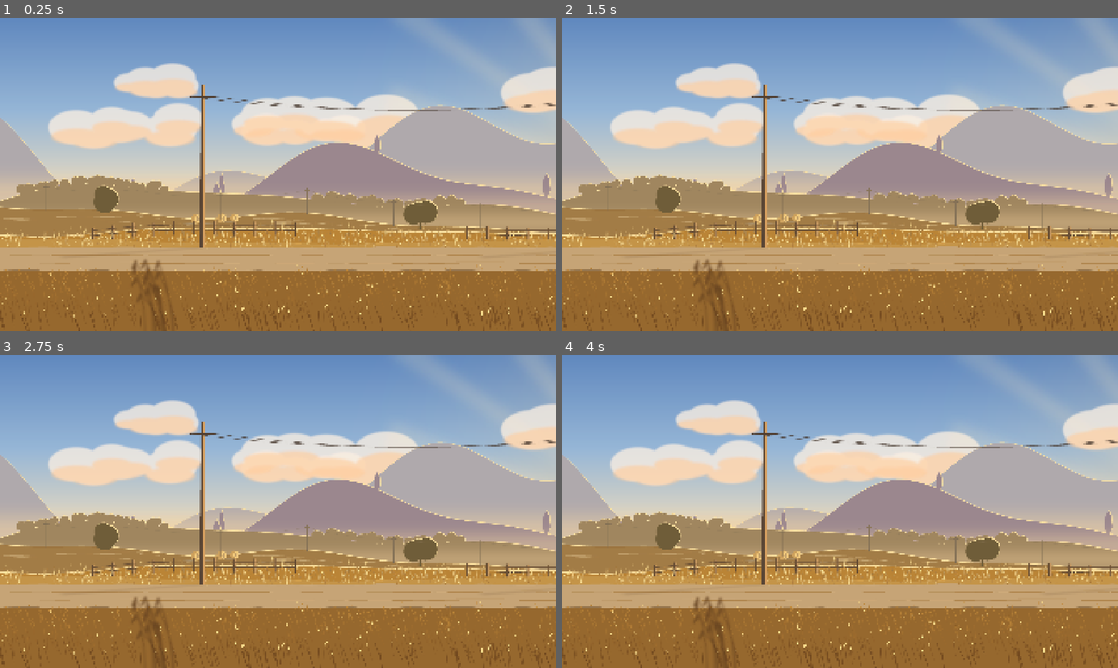
Above: before the commit, frames 1-4 (two rows, left to right).
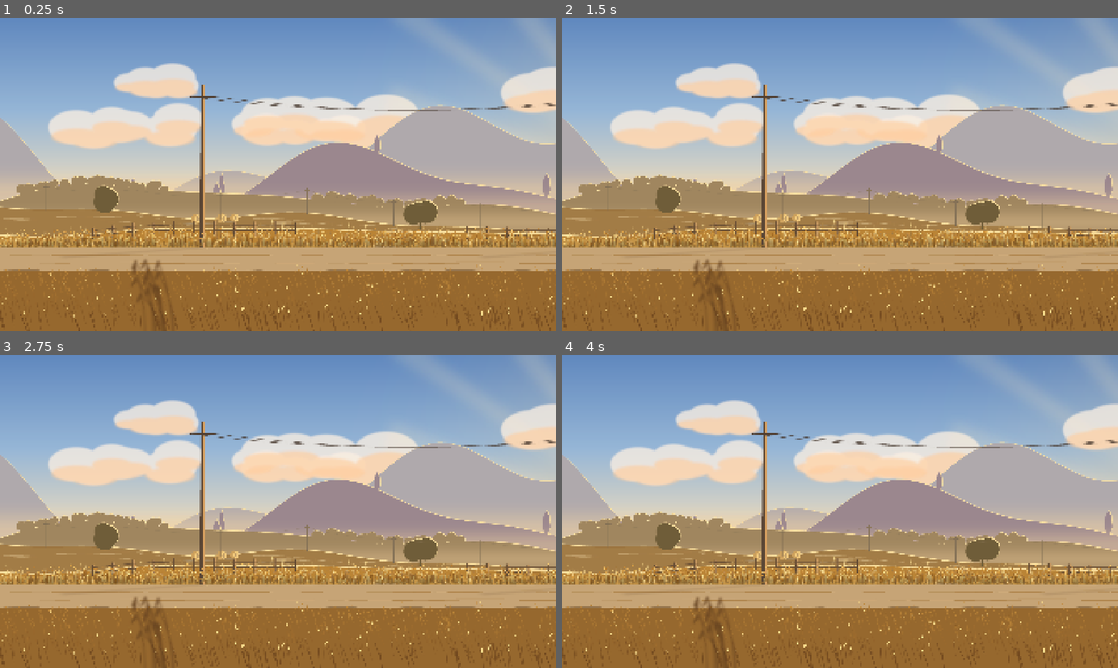
Above: after the commit, the same moments.

Repository: 1jealy/the-way-back
Game: Godot game, scene res://scenes/places/field.tscn
Same seed, same stepped clock (60 frames per second), same inputs: the game is played once before the commit and once after it. This scene is started directly instead of the project's main scene. Sound files missing from this copy of the repository are replaced by a short silence.
Inputs (mouse positions are in pixels of both pictures, inside the frame that each line leads up to):
- Up to frame 1 (0.25 s): no input
- Up to frame 2 (1.5 s): move the mouse to (962, 158) at 0.52 s; hold D (move_right) 0.53-1.28 s; hold F (ask_dog) 0.53-1.28 s; click (962, 158) at 0.67 s; move the mouse to (728, 190) at 1.27 s; hold A (move_left) from 1.28 s (still down); tap E (interact) at 1.35 s
- Up to frame 3 (2.75 s): move the mouse to (333, 442) at 2.02 s; release A (move_left) at 2.03 s; hold D (move_right) from 2.03 s (still down); hold F (ask_dog) from 2.03 s (still down)
- Up to frame 4 (4 s): move the mouse to (812, 574) at 2.77 s; release F (ask_dog) at 2.78 s; tap E (interact) at 2.85 s; click (812, 574) at 2.92 s; move the mouse to (1006, 558) at 3.52 s; release D (move_right) at 3.53 s; hold A (move_left) from 3.53 s (still down); hold F (ask_dog) from 3.53 s (still down)

The runs differ from the first frame. In frame 1, 2.2% of the frame differs, in the area x 0-100%, y 67-74%; in frame 2, 2.2%; in frame 3, 2.2%; in frame 4, 2.2%.

Commit message:
들판 풀이 바람에 흔들리고, 키 큰 풀숲을 헤치며 걷기 (#142)
- GrassField(scripts/game/grass_field.gd) + shaders/grass.gdshader: 풀잎을 한 장씩
  MultiMesh로 그리고 바람에 흔든다(늘 왼쪽으로 기울고 물결이 지나간다). 하윤 가까이
  있는 풀은 바깥으로 휘고 눌렸다가 돌아온다. 뒤·앞 두 겹, 뿌리는 땅에 녹는다.
- 2-3 날아간 지도가 날아갈 때 blow(): 풀이 크게 눕었다 일어난다.
- 들판: 길 뒤 낮은 풀(전체), 2-3 키 큰 풀숲(3900~7250, 방패연 자리 비움),
  풀숲 안 발소리 grass.
- 검사: 스모크(놓인 자리), 게임플레이(두 겹·비우기·하윤 자리·센 바람).

Co-Authored-By: Claude Opus 5.5 <noreply@anthropic.com>
Claude-Session: https://claude.ai/code/session_01J4uuBjb9dFExxEE8Rhw3pJ

Diff:
--- a/scenes/places/field.tscn
+++ b/scenes/places/field.tscn
@@ -24,10 +24,15 @@
 [ext_resource type="Script" path="res://scripts/game/memory_scene.gd" id="mem_script"]
 [ext_resource type="Script" path="res://scripts/game/moment.gd" id="moment_script"]
 [ext_resource type="Script" path="res://scripts/game/tractor_pass.gd" id="tractor_script"]
+[ext_resource type="Script" path="res://scripts/game/grass_field.gd" id="grass_script"]
 
 [node name="Field" unique_id=1157741106 instance=ExtResource("1_tpl")]
 place_id = &"field"
 display_name = "금빛 들판"
+footstep_changes = {
+3900.0: &"grass",
+7250.0: &"dirt"
+}
 next_place = "res://scenes/places/station.tscn"
 width = 11520.0
 greybox = false
@@ -199,3 +204,35 @@
 art_z = 5
 art_count = 4
 art_bob = 30.0
+
+[node name="Grass_2-1_Verge" type="Node2D" parent="."]
+position = Vector2(0, 810)
+script = ExtResource("grass_script")
+length = 11520.0
+density = 55.0
+back_z = -4
+back_root = Vector2(-22, -14)
+height = Vector2(26, 70)
+blade_width = Vector2(3.5, 6)
+taper = 120.0
+seed_text = "verge"
+
+[node name="Grass_2-3_Tall" type="Node2D" parent="."]
+position = Vector2(3900, 810)
+script = ExtResource("grass_script")
+length = 3350.0
+density = 120.0
+front_ratio = 0.4
+back_z = -1
+front_z = 3
+back_root = Vector2(-14, 4)
+front_root = Vector2(70, 210)
+height = Vector2(130, 250)
+blade_width = Vector2(6, 11)
+taper = 450.0
+clear_spots = PackedFloat32Array(5340)
+clear_half = 100.0
+sway_px = 12.0
+push_radius = 130.0
+push_px = 85.0
+seed_text = "tall"
--- /dev/null
+++ b/scripts/game/grass_field.gd
@@ -0,0 +1,158 @@
+class_name GrassField
+extends Node2D
+## 바람에 흔들리는 풀잎(#142). 장면표 2 "하윤이 지나가면 들풀이 갈라진다".
+## 풀잎 한 장 한 장을 MultiMesh로 그리고 shaders/grass.gdshader가 흔든다. 하윤 가까이 있는 풀은
+## 하윤에게서 바깥으로 휘었다가 하윤이 지나가면 돌아온다. 뒤 겹(back_z, 하윤 뒤)과 앞 겹(front_z, 하윤 앞)
+## 두 겹이라 키 큰 풀숲에서는 하윤이 허리까지 파묻힌다. 2-3 날아간 지도(MapChase)가 날아갈 때 풀이 크게 눕는다.
+## 장소 씬에 B가 놓는다(Grass_<장면>_<이름>). 원점은 풀숲 왼쪽 끝 땅 위(y = 810). 담당: B(연출, 바람 셰이더).
+
+## 풀숲 길이(px, 원점에서 오른쪽으로).
+@export var length: float = 2000.0
+## 100px에 풀잎 몇 장.
+@export var density: float = 60.0
+## 앞 겹 비율(0 = 모두 하윤 뒤).
+@export_range(0.0, 1.0) var front_ratio: float = 0.0
+@export var back_z: int = -4
+@export var front_z: int = 3
+## 뿌리 높이(원점 기준 y, 아래가 +). 뒤 겹과 앞 겹 따로.
+@export var back_root: Vector2 = Vector2(-22.0, -14.0)
+@export var front_root: Vector2 = Vector2(22.0, 60.0)
+## 풀잎 키·폭(px).
+@export var height: Vector2 = Vector2(30.0, 80.0)
+@export var blade_width: Vector2 = Vector2(4.0, 7.0)
+## 끝 쪽 키를 양 끝에서 줄이는 구간(px). 풀숲이 갑자기 끝나 보이지 않게.
+@export var taper: float = 300.0
+## 풀잎 색(뿌리는 더 어둡게 칠한다). 하나씩 골라 조금씩 흔든다.
+@export var colors: PackedColorArray = PackedColorArray([
+	Color(0.78, 0.55, 0.24), Color(0.86, 0.64, 0.3), Color(0.72, 0.5, 0.22), Color(0.93, 0.76, 0.42)])
+## 앞 겹 색에 곱한다(가까워서 조금 어둡다).
+@export var front_tint: Color = Color(0.82, 0.76, 0.7)
+## 앞 겹을 비우는 자리(전역 x)와 반폭. 땅에 놓인 물건(방패연)이 가려지지 않게.
+@export var clear_spots: PackedFloat32Array = PackedFloat32Array()
+@export var clear_half: float = 90.0
+@export var sway_px: float = 9.0
+@export var push_radius: float = 120.0
+@export var push_px: float = 70.0
+@export var seed_text: String = "grass"
+
+var back: MultiMeshInstance2D
+var front: MultiMeshInstance2D
+var gust: float = 0.0
+var _mat: ShaderMaterial
+var _gust_tween: Tween
+
+
+func _ready() -> void:
+	add_to_group("grass_field")
+	_mat = ShaderMaterial.new()
+	_mat.shader = load("res://shaders/grass.gdshader")
+	_mat.set_shader_parameter("sway_px", sway_px)
+	_mat.set_shader_parameter("push_radius", push_radius)
+	_mat.set_shader_parameter("push_px", push_px)
+	var rng := RandomNumberGenerator.new()
+	rng.seed = hash(seed_text)
+	var total := int(length / 100.0 * density)
+	var n_front := int(total * front_ratio)
+	back = _build("Back", total - n_front, back_z, back_root, Color.WHITE, rng, false)
+	front = _build("Front", n_front, front_z, front_root, front_tint, rng, true)
+	_connect_wind.call_deferred()
+
+
+## 2-3 날아간 지도: 지도가 날아갈 때 풀이 크게 눕는다.
+func _connect_wind() -> void:
+	for mc in get_tree().get_nodes_in_group("map_chase"):
+		if mc.has_signal("blown_away") and not mc.blown_away.is_connected(blow):
+			mc.blown_away.connect(blow)
+
+
+func _build(node_name: String, count: int, z: int, root: Vector2, tint: Color,
+		rng: RandomNumberGenerator, is_front: bool) -> MultiMeshInstance2D:
+	var mm := MultiMesh.new()
+	mm.transform_format = MultiMesh.TRANSFORM_2D
+	mm.use_colors = true
+	mm.use_custom_data = true
+	mm.mesh = _blade_mesh()
+	var items: Array = []
+	var tries := 0
+	while items.size() < count and tries < count * 3:
+		tries += 1
+		var x := rng.randf() * length
+		if is_front and _cleared(global_position.x + x):
+			continue
+		items.append(x)
+	mm.instance_count = items.size()
+	for i in items.size():
+		var x: float = items[i]
+		var edge := clampf(minf(x, length - x) / maxf(taper, 1.0), 0.0, 1.0)
+		var h := rng.randf_range(height.x, height.y) * lerpf(0.35, 1.0, edge)
+		var wd := rng.randf_range(blade_width.x, blade_width.y)
+		var y := rng.randf_range(root.x, root.y)
+		var t := Transform2D(Vector2(wd, 0.0), Vector2(0.0, h), Vector2(x, y))
+		mm.set_instance_transform_2d(i, t)
+		var c: Color = colors[rng.randi() % colors.size()]
+		c = c.lightened(rng.randf_range(-0.08, 0.1)) * tint
+		c.a = 1.0
+		mm.set_instance_color(i, c)
+		mm.set_instance_custom_data(i, Color(x, floorf(wd * 10.0) + rng.randf() * 0.999, h, y))
+	var inst := MultiMeshInstance2D.new()
+	inst.name = node_name
+	inst.multimesh = mm
+	inst.material = _mat
+	inst.z_index = z
+	inst.z_as_relative = false
+	add_child(inst)
+	return inst
+
+
+func _cleared(gx: float) -> bool:
+	for s in clear_spots:
+		if absf(gx - s) < clear_half:
+			return true
+	return false
+
+
+## 풀잎 한 장: 키 1, 폭 1. 뿌리(0,0)에서 위(-y)로 가늘어지며 살짝 휜다. 뿌리는 어둡고 투명하게(땅에 녹게), 끝은 밝다.
+static func _blade_mesh() -> ArrayMesh:
+	var verts := PackedVector2Array()
+	var uvs := PackedVector2Array()
+	var cols := PackedColorArray()
+	var idx := PackedInt32Array()
+	var seg := 6
+	for i in seg + 1:
+		var t := float(i) / seg  # 0 = 뿌리
+		var half := 0.5 * (1.0 - t * 0.92)
+		var cx := -0.9 * t * t  # 끝이 왼쪽으로 조금 휜다(폭 단위)
+		var shade := lerpf(0.55, 1.08, t)
+		for side in [-1.0, 1.0]:
+			verts.append(Vector2(cx + side * half, -t))
+			uvs.append(Vector2(0.5 + side * 0.5, 1.0 - t))
+			cols.append(Color(shade, shade, shade, smoothstep(0.0, 0.3, t)))  # 뿌리는 땅에 녹는다
+	for i in seg:
+		var a := i * 2
+		idx.append_array([a, a + 1, a + 2, a + 1, a + 3, a + 2])
+	var arrays := []
+	arrays.resize(Mesh.ARRAY_MAX)
+	arrays[Mesh.ARRAY_VERTEX] = verts
+	arrays[Mesh.ARRAY_TEX_UV] = uvs
+	arrays[Mesh.ARRAY_COLOR] = cols
+	arrays[Mesh.ARRAY_INDEX] = idx
+	var mesh := ArrayMesh.new()
+	mesh.add_surface_from_arrays(Mesh.PRIMITIVE_TRIANGLES, arrays)
+	return mesh
+
+
+func _process(_delta: float) -> void:
+	_mat.set_shader_parameter("origin", global_position)
+	_mat.set_shader_parameter("gust", gust)
+	var player := get_tree().get_first_node_in_group("player") as Node2D
+	if player:
+		_mat.set_shader_parameter("player_pos", player.global_position)
+
+
+## 센 바람 한 번: 풀이 크게 눕었다가 천천히 일어난다.
+func blow(strength: float = 1.0) -> void:
+	if _gust_tween and _gust_tween.is_valid():
+		_gust_tween.kill()
+	_gust_tween = create_tween()
+	_gust_tween.tween_property(self, "gust", strength, 0.35).set_trans(Tween.TRANS_SINE)
+	_gust_tween.tween_property(self, "gust", 0.0, 2.2).set_trans(Tween.TRANS_SINE).set_ease(Tween.EASE_IN_OUT)
--- /dev/null
+++ b/shaders/grass.gdshader
@@ -0,0 +1,34 @@
+shader_type canvas_item;
+// 풀잎 한 장(GrassField의 MultiMesh 인스턴스, #142). UV.y: 0 = 끝, 1 = 뿌리.
+// INSTANCE_CUSTOM: r = 뿌리 x(노드 기준), g = 폭(px)×10의 정수부 + 흔들림 위상(소수부), b = 키(px), a = 뿌리 y(노드 기준).
+// VERTEX는 인스턴스 변환(폭·키로 늘이기) 전의 풀잎 좌표(키 1, 폭 1)라, 픽셀로 구한 휨을 폭·키로 나눠 더한다.
+// 바람은 왼쪽으로 분다(그림의 풀도 왼쪽으로 눕는다). 하윤 가까이 있는 풀은 하윤에게서 바깥으로 휜다.
+
+uniform vec2 origin = vec2(0.0);          // 노드의 전역 자리
+uniform float sway_px = 9.0;              // 평소 끝이 흔들리는 폭(키 120px 기준)
+uniform float lean_px = 10.0;             // 늘 왼쪽으로 기운 정도
+uniform float gust = 0.0;                 // 0~1 센 바람(게임이 올렸다 내린다)
+uniform float wave_speed = 240.0;         // 바람 물결이 왼쪽으로 지나가는 빠르기(px/초)
+uniform float wave_len = 1100.0;
+uniform vec2 player_pos = vec2(-100000.0, 0.0);
+uniform float push_radius = 120.0;
+uniform float push_px = 70.0;
+
+void vertex() {
+	float bend = pow(1.0 - UV.y, 1.7);
+	float wx = origin.x + INSTANCE_CUSTOM.r;
+	float phase = fract(INSTANCE_CUSTOM.g) * 6.2832;
+	float w = max(floor(INSTANCE_CUSTOM.g) / 10.0, 0.5);
+	float h = max(INSTANCE_CUSTOM.b, 1.0);
+	float k = h / 120.0;
+	float sway = sin(TIME * 1.9 + phase + wx * 0.004) * 0.65 + sin(TIME * 0.8 + wx * 0.0017) * 0.35;
+	float wave = smoothstep(0.35, 1.0, sin((wx + TIME * wave_speed) * 6.2832 / wave_len));
+	float dx = (sway * sway_px - lean_px * (1.0 + wave * 1.6 + gust * 3.5)) * bend * k;
+	// 하윤이 헤친다: 뿌리가 하윤 발 가까이(가로·세로) 있으면 바깥으로 휘고 조금 눌린다.
+	float d = wx - player_pos.x;
+	float near = 1.0 - smoothstep(push_radius * 0.25, push_radius, abs(d));
+	near *= 1.0 - smoothstep(130.0, 220.0, abs(origin.y + INSTANCE_CUSTOM.a - player_pos.y));
+	dx += sign(d) * near * push_px * bend * min(k, 1.6);
+	VERTEX.x += dx / w;
+	VERTEX.y += near * bend * 0.22;
+}
--- a/tests/gameplay_test.gd
+++ b/tests/gameplay_test.gd
@@ -589,6 +589,7 @@
 	await _check_map_chase()
 	await _check_tractor()
 	await _check_shake()
+	await _check_grass()
 	await _check_cutscene_look()
 	await _check_clearing()
 	await _check_map_closeup()
@@ -848,6 +849,39 @@
 	_check(not tree.is_offered(), "사과나무: 한 번만 흔든다")
 	tree.queue_free()
 	await _wait(0.2)
+
+
+## 풀숲(GrassField, #142): 풀잎이 두 겹으로 생기고, 앞 겹은 비우는 자리를 비우고, 하윤 자리를 셰이더에 넘기고,
+## 센 바람(blow)에 gust가 올랐다 내려온다.
+func _check_grass() -> void:
+	var grass: Node2D = load("res://scripts/game/grass_field.gd").new()
+	grass.length = 600.0
+	grass.density = 50.0
+	grass.front_ratio = 0.5
+	grass.taper = 0.0
+	var x0 := _player.global_position.x - 300.0
+	grass.position = Vector2(x0, 810.0)
+	grass.clear_spots = PackedFloat32Array([x0 + 300.0])
+	grass.clear_half = 100.0
+	_main.current_place().add_child(grass)
+	await _wait(0.2)
+	var nb: int = grass.back.multimesh.instance_count
+	var nf: int = grass.front.multimesh.instance_count
+	var cleared := true
+	for i in nf:
+		var gx: float = x0 + grass.front.multimesh.get_instance_transform_2d(i).origin.x
+		cleared = cleared and absf(gx - (x0 + 300.0)) >= 100.0
+	_check(nb == 150 and nf > 60 and nf <= 150 and cleared, "풀숲: 뒤·앞 두 겹, 앞 겹은 비우는 자리를 비운다 (%d, %d)" % [nb, nf])
+	_check(grass.back.z_index < 0 and grass.front.z_index > 0, "풀숲: 뒤 겹은 하윤 뒤, 앞 겹은 하윤 앞")
+	var pos: Vector2 = grass.back.material.get_shader_parameter("player_pos")
+	_check(pos.distance_to(_player.global_position) < 1.0, "풀숲: 하윤 자리를 셰이더에 넘긴다(헤치기)")
+	grass.blow()
+	await _wait(0.5)
+	var high: float = grass.gust
+	await _wait(2.6)
+	_check(high > 0.8 and grass.gust < 0.05, "풀숲: 센 바람에 크게 눕었다가 일어난다 (%.2f → %.2f)" % [high, grass.gust])
+	grass.queue_free()
+	await _wait(0.1)
 
 
 ## 4-3 빈터(ClearingLight): 바닥에 앉으면 빛이 쏟아지고, 하늘이가 한쪽을 보며 꼬리를 흔든다. 일어나면 돌아온다.
--- a/tools/smoke_test.gd
+++ b/tools/smoke_test.gd
@@ -340,6 +340,23 @@
 	var tractor := _find_by_script("field", "res://scripts/game/tractor_pass.gd")
 	_check(tractor.size() == 1 and String(tractor[0][0]) == "Tractor_2-4" and chases.size() == 1 and tractor[0][1] > 7000.0,
 			"부품: 들판 2-4에 경운기(Tractor_2-4) 하나, 2-3 벽(Gate_2-3) 오른쪽 %s" % [tractor])
+	# #142 풀숲: 길 뒤 낮은 풀은 들판 전체, 키 큰 풀숲은 지도가 날아가는 곳(2-3)과 묻히는 덤불을 덮고, 방패연 자리는 앞 겹을 비운다.
+	var grasses := _find_by_script("field", "res://scripts/game/grass_field.gd")
+	var field_scene: Node = load("res://scenes/places/field.tscn").instantiate()
+	var tall: Node = field_scene.get_node_or_null("Grass_2-3_Tall")
+	var verge: Node = field_scene.get_node_or_null("Grass_2-1_Verge")
+	var kite_x: float = keeps[0][1] + field_scene.get_node(String(keeps[0][0])).art_offset.x if keeps.size() == 1 else -1.0
+	var grass_ok: bool = grasses.size() == 2 and tall != null and verge != null \
+			and verge.position.x <= 0.0 and verge.position.x + verge.length >= field_scene.width \
+			and tall.position.x <= 4300.0 and tall.position.x + tall.length >= chases[0][1][0] \
+			and tall.front_ratio > 0.0 and tall.front_z > 0 and tall.back_z < 0
+	if grass_ok:
+		var clear_hit := false
+		for c in tall.clear_spots:
+			clear_hit = clear_hit or absf(c - kite_x) < tall.clear_half * 0.5
+		grass_ok = clear_hit
+	field_scene.free()
+	_check(grass_ok, "부품: 들판 풀숲 — 길 뒤 낮은 풀은 전체, 키 큰 풀숲은 2-3 지도 구간, 방패연 자리는 앞 겹을 비운다 %s" % [grasses])
 	var opening := _find_by_script("house", "res://scripts/game/opening.gd")
 	var portraits := _find_by_script("house", "res://scripts/game/funeral_portraits.gd")
 	var find_art: Callable = load("res://scripts/ui/cutscene_player.gd").find_art
Not shown, added: scripts/game/grass_field.gd.uid
Not shown, added: shaders/grass.gdshader.uid
Not shown, changed: CLAUDE.md
Not shown, changed: docs/design.md
